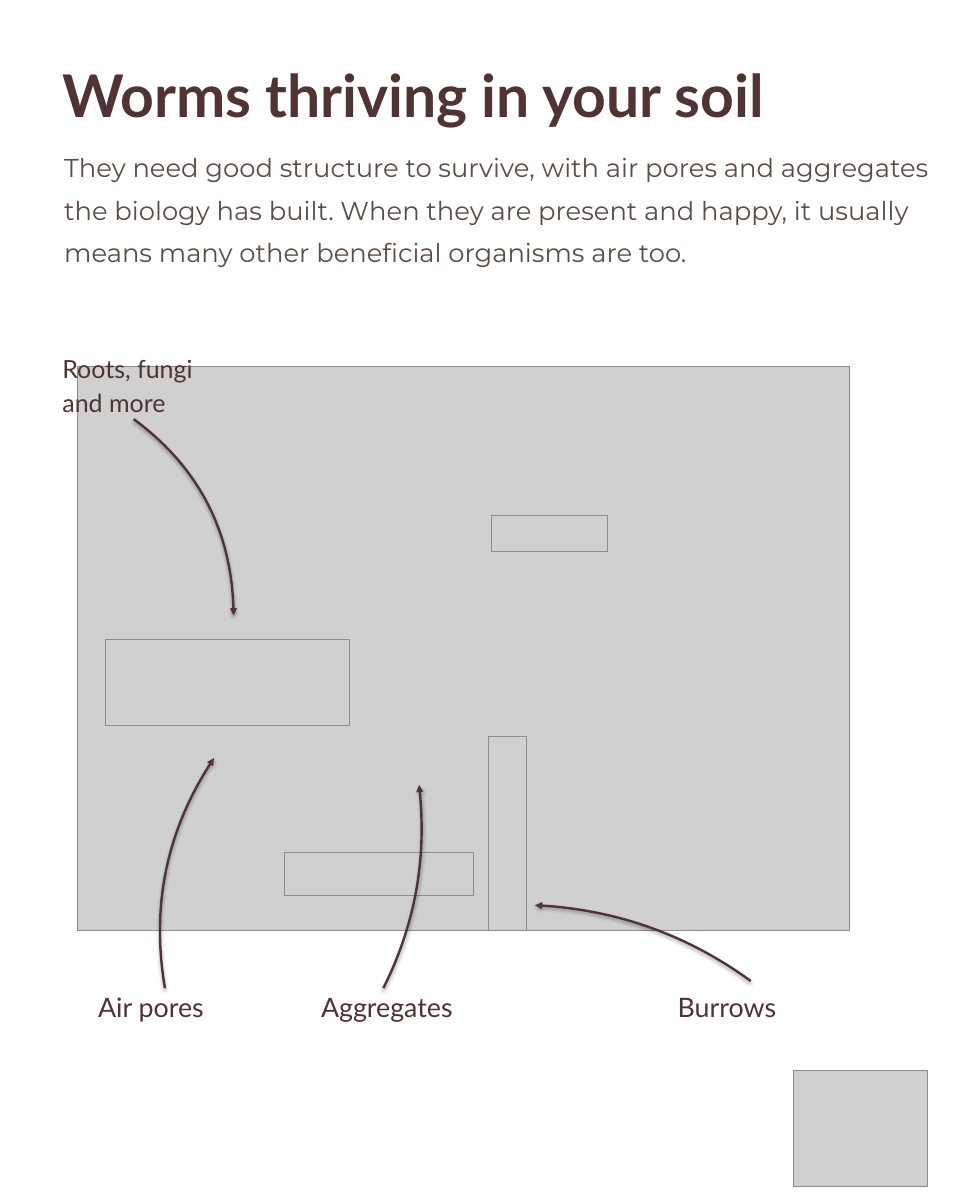
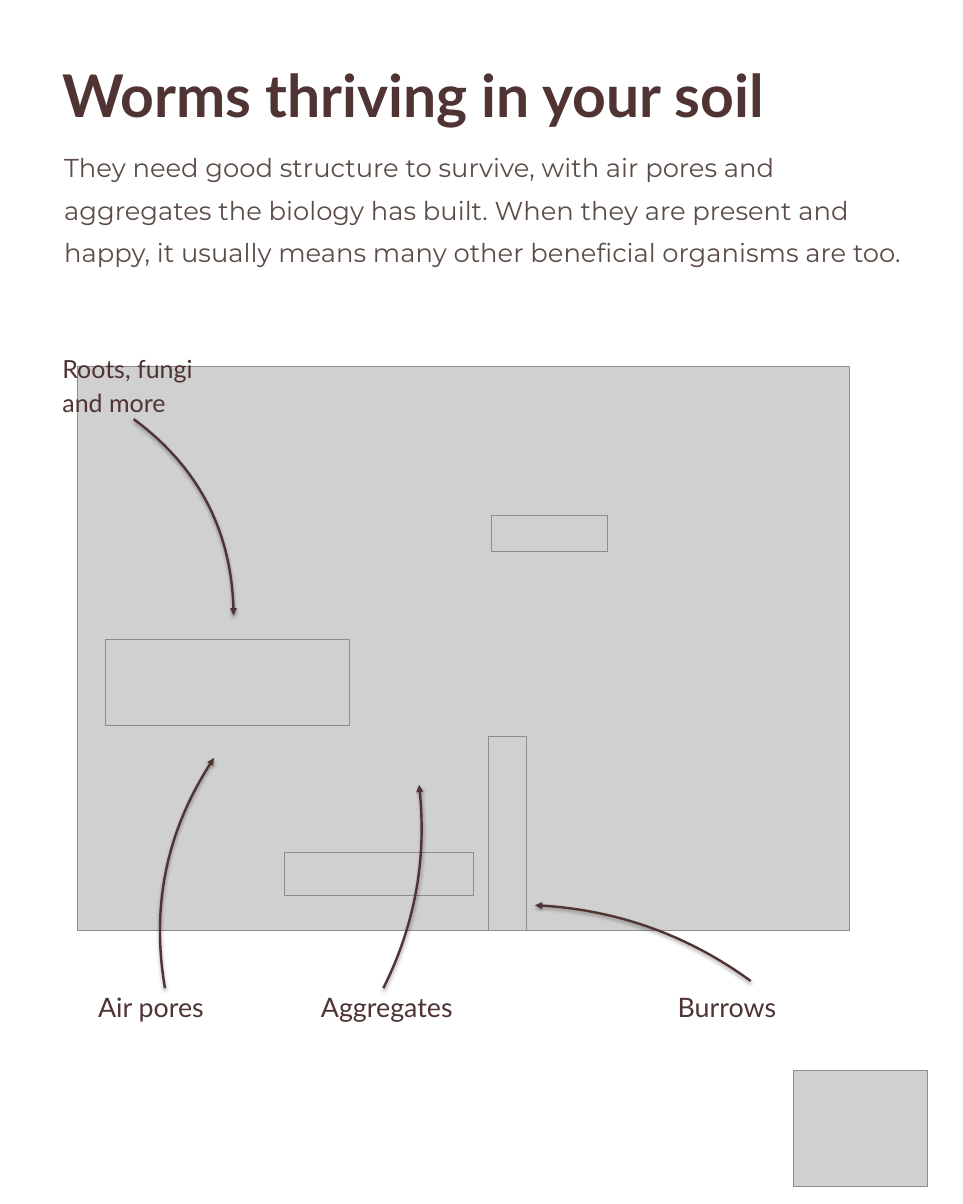
Before and after one commit to linneamoritznyc/final-SFWsite-Linnea, a slide deck: slide 2 of social/earthworm-day-2026-10-21/21-10-2026-wed-ig-earthworm-jar.pptx. Drawn at 963x1204 pixels with LibreOffice and Linux fonts; fonts in the diff are those of the drawing; grey boxes stand for pictures. Boxes give left, top, right and bottom in pixels: in the first picture for what was removed or moved away, otherwise in the second. Text is boxed around its words. In the diff, an @@ line names an element or a change of style, - is before the commit and + after.

```diff
--- a/social/earthworm-day-2026-10-21/21-10-2026-wed-ig-earthworm-jar.pptx
+++ b/social/earthworm-day-2026-10-21/21-10-2026-wed-ig-earthworm-jar.pptx
@@ text at <box>64,158,900,267</box>: text changed @@
-They need good structure to survive, with air pores and aggregates the biology has built. When they are present and happy, it usually means many other beneficial organisms are too.
+They need good structure to survive, with air pores and
+aggregates the biology has built. When they are present and
+happy, it usually means many other beneficial organisms are too.
```
Also in this commit, not shown: 6 other slides changed, 2 other files.
